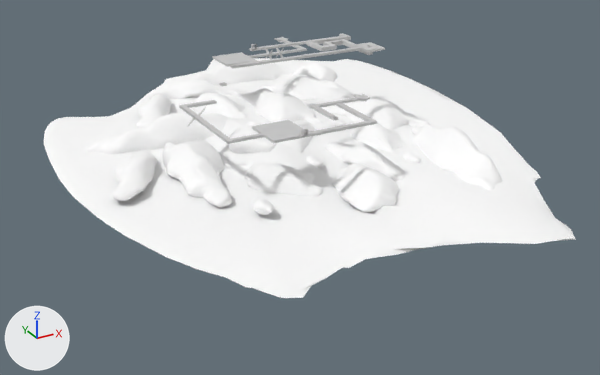
The FBX model Assets/Models/TraceAir/TraceAir.FBX: old version first, new version second.
Camera for both pictures: a 50 mm lens placed at (-74.0, -480.0, 103.0), pointed at (71.0, -216.0, -29.0). Lighting does not change. The marker at lower left points along +X, +Y and +Z. Where no turn or scale is listed for an object, it has been applied to the vertices.

In view in the first picture: 'Air', 'RG_Cloud-04', 'Ventilation'.
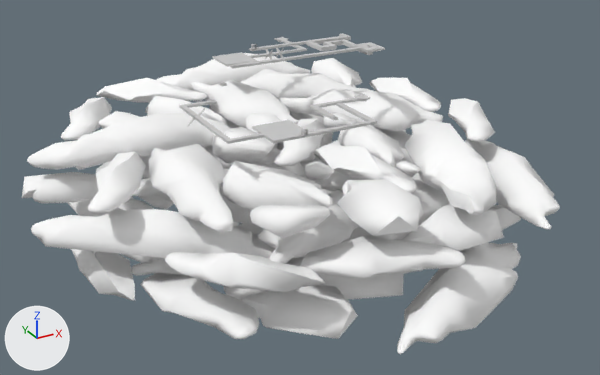
Where the newer file only moved an object's origin or applied its transform, the numbers keep the older frame.

Where the change shows, as pixel boxes (x1, y1, x2, y2) in the pictures (600 x 375 px):
```json
{"object": "Clouds", "change": "added", "after": [22, 53, 560, 354]}
{"object": "RG_Cloud-04", "change": "deleted", "before": [44, 58, 576, 298]}
```

Scene script edits in JSON lines:
```json
{"op": "add", "block": "me_mesh_021_1", "code": ["me_mesh_021_1 = bpy.data.meshes.new('Mesh.021')", "me_mesh_021_1.from_pydata(...)  # 3795 vertices, 7278 faces; spans x -92.0..105.0, y -106.0..101.0, z -39.0..9.0", "me_mesh_021_1.materials.append(mat_13___default)  # white #ffffff"]}
{"op": "remove", "block": "ob_rg_cloud_04", "code": ["ob_rg_cloud_04 = bpy.data.objects.new('RG_Cloud-04', me_mesh_021)", "ob_rg_cloud_04.location = (60.2, -207.4, -7.6)"]}
{"op": "add", "block": "ob_clouds", "code": ["ob_clouds = bpy.data.objects.new('Clouds', me_mesh_021_1)", "ob_clouds.location = (60.2, -207.4, -7.6)"]}
```
